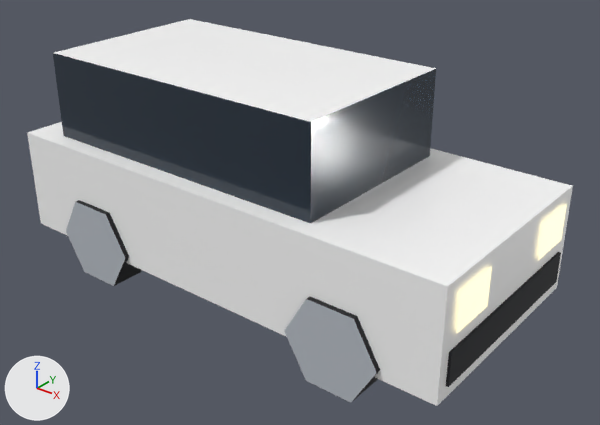
What one commit did to the glTF model public/models/props/car_crossover.glb.
Rendered twice from a 50 mm camera at (0.389, -0.46, 0.359) aimed at (0.019, 0.002, 0.072). Every picture has the same lights, and +X, +Y and +Z are marked at lower left. The older version comes first. Vertices at exactly the same position are counted once.

Objects in the first picture: 'car_crossover'.
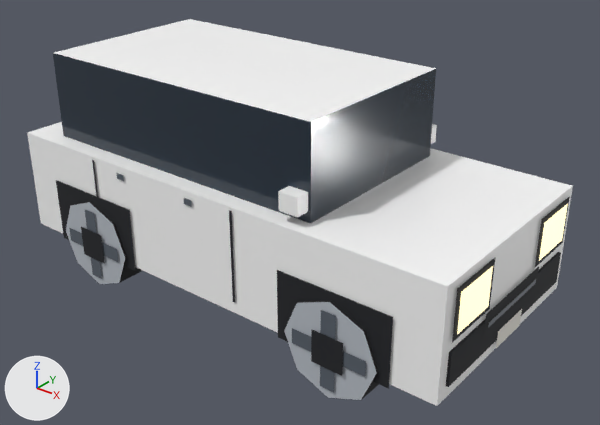
Diff of the bpy script that builds the scene:
```diff
--- a/public/models/props/car_crossover.glb.py
+++ b/public/models/props/car_crossover.glb.py
@@ mat_white @@
+mat_white = bpy.data.materials.new('white')
+# nodes: BsdfPrincipled, Mix, OutputMaterial, VertexColor
+# colours: white #f1eee6, mixed with the vertex colours
@@ mat_metal_dark @@
+mat_metal_dark = bpy.data.materials.new('metal_dark')
+# nodes: BsdfPrincipled, Mix, OutputMaterial, VertexColor
+# colours: greyish blue #59616b, mixed with the vertex colours
@@ me_car_crossover @@
-me_car_crossover.from_pydata(...)  # 104 vertices, 144 faces; spans x -0.202..0.202, y -0.094..0.094, z 0.005..0.185
+me_car_crossover.from_pydata(...)  # 272 vertices, 264 faces; spans x -0.203..0.203, y -0.096..0.096, z 0.0..0.185
+# me_car_crossover part 1: the loose piece of 8 vertices spanning x -0.2..0.2, y -0.09..0.09, z 0.03..0.115 is copied, and the copy is scaled about its middle by (0.04, 0.0667, 0.165), then moved by (0.08, -0.081, 0.058); it spans x 0.072..0.088, y -0.087..-0.075, z 0.123..0.137
+# me_car_crossover part 2: the loose piece of 8 vertices spanning x -0.2..0.2, y -0.09..0.09, z 0.03..0.115 is copied, and the copy is scaled about its middle by (0.04, 0.0667, 0.165), then moved by (0.08, 0.081, 0.058); it spans x 0.072..0.088, y 0.075..0.087, z 0.123..0.137
+# me_car_crossover part 3: the loose piece of 4 vertices spanning x 0.202, y -0.078..-0.038, z 0.077..0.107 is moved by (0.001, 0.0, 0.0)
+# me_car_crossover part 4: the loose piece of 4 vertices spanning x 0.202, y 0.038..0.078, z 0.077..0.107 is moved by (0.001, 0.0, 0.0)
+# me_car_crossover part 5
+# 32 faces are deleted
+# 8 vertices in x -0.101..0.139, y -0.094..0.094, z 0.071 move by (0.008, 0.0, -0.006)
+# 8 vertices in x -0.139..0.101, y -0.094..0.094, z 0.071 move by (-0.008, 0.0, -0.006)
+# 8 vertices in x -0.139..0.101, y -0.094..0.094, z 0.005 move by (-0.008, 0.0, 0.006)
+# 8 vertices in x -0.101..0.139, y -0.094..0.094, z 0.005 move by (0.008, 0.0, 0.006)
+# 88 vertices are added at x -0.203..0.203, y -0.096..0.096, z 0.008..0.135
+# 8 new vertices lie (-0.027, 0.0, 0.011) away from vertices in x -0.101..0.139, y -0.094..0.094, z 0.071
+# 8 new vertices lie (0.027, 0.0, -0.011) away from vertices in x -0.139..0.101, y -0.094..0.094, z 0.005
+# 8 new vertices lie (0.092, 0.0, 0.0) away from vertices in x -0.166..0.074, y -0.091..0.091, z 0.028..0.082
+# 8 new vertices lie (0.06, 0.0, 0.0) away from vertices in x -0.15..0.09, y -0.095..0.095, z 0.032..0.044
+# 8 new vertices lie (0.026, 0.0, 0.0) away from vertices in x -0.133..0.107, y -0.096..0.096, z 0.025..0.051
+# 8 new vertices lie (0.012, 0.0, 0.0) away from vertices in x -0.126..0.114, y -0.095..0.095, z 0.008..0.068
+# 8 new vertices lie (0.008, 0.0, 0.0) away from vertices in x -0.086..-0.013, y -0.091..0.091, z 0.105..0.11
+# 8 new vertices lie (0.0, 0.048, 0.0) away from vertices in x -0.202..0.202, y -0.082..0.034, z 0.073..0.111
+# 4 new faces join them, mat_car_glass
+# 34 new faces join them, mat_black
+# 26 new faces join them, mat_metal_dark
+# 4 new faces join them, mat_white
+# 32 new faces join them, mat_tire
+# 32 new faces join them, mat_rim
+# other edits to the shape of me_car_crossover do not show in these pictures
 me_car_crossover.materials.append(mat_car_body)
@@ me_car_crossover @@
 me_car_crossover.materials.append(mat_rim)
+me_car_crossover.materials.append(mat_metal_dark)
+me_car_crossover.materials.append(mat_white)
```

Pixel boxes (x1, y1, x2, y2) of what changed, in the pictures (600 x 425 px; the box of a moved part takes in the faces that stretch with it):
part 1 of me_car_crossover, added: after (278, 186, 308, 217)
part 2 of me_car_crossover, added (mostly hidden): after (431, 124, 437, 144)
part 3 of me_car_crossover, moved or reshaped: before (456, 266, 492, 334); after (457, 266, 493, 334)
part 4 of me_car_crossover, moved or reshaped: before (538, 203, 567, 261); after (539, 203, 568, 261)
part 5 of me_car_crossover, built on: before (66, 200, 380, 402); after (56, 160, 570, 400)
